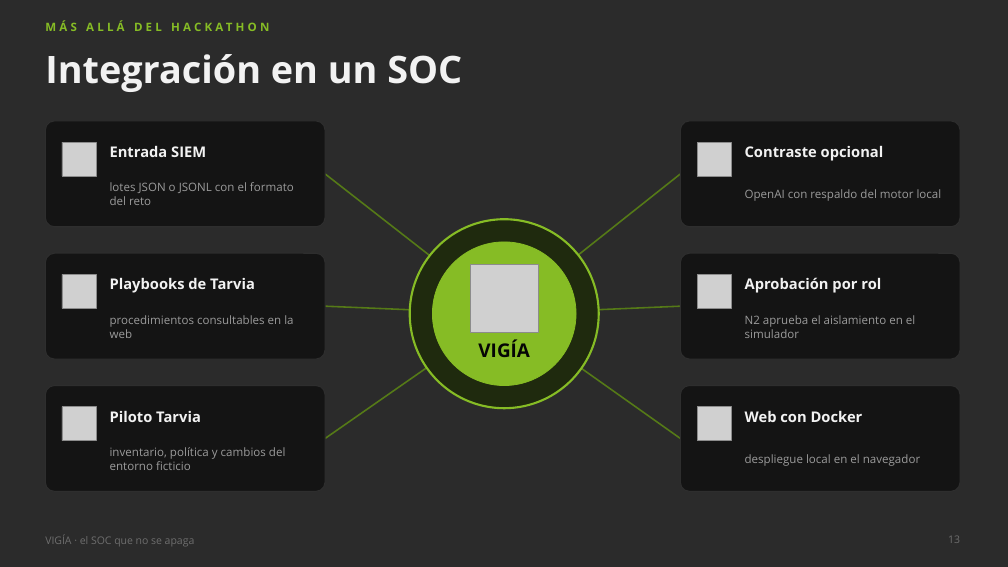
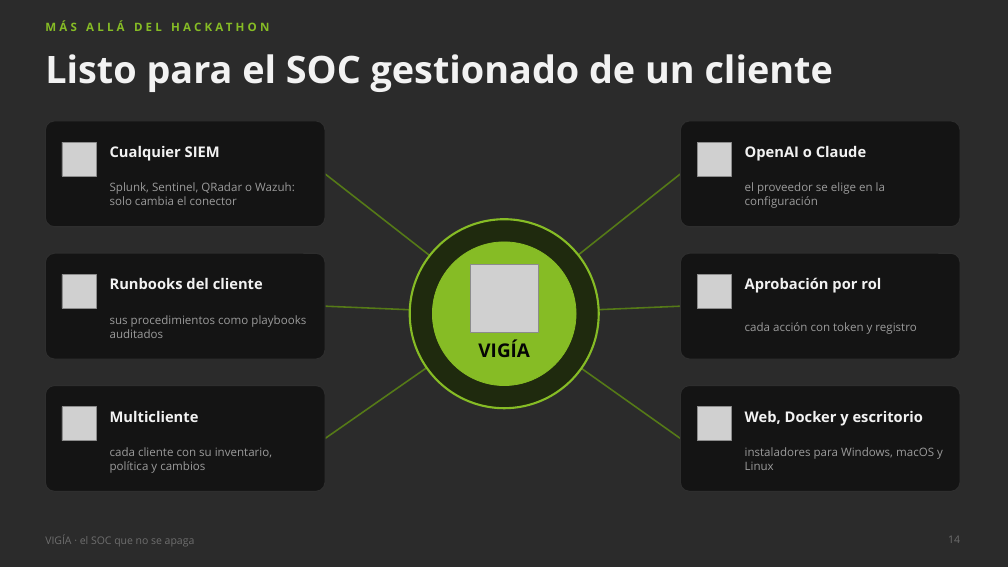
Before and after one commit to marcmarti9/Hack-2026-27, a slide deck: slide 14 of docs/presentacion/VIGIA_presentacion.pptx (slide 13 before the commit). Drawn at 1008x567 pixels with LibreOffice and Linux fonts; fonts in the diff are those of the drawing; grey boxes stand for pictures; background and template pictures are left out; a plain dark background stands for a picture behind light text. Boxes give left, top, right and bottom in pixels: in the first picture for what was removed or moved away, otherwise in the second. Text is boxed around its words. In the diff, an @@ line names an element or a change of style, - is before the commit and + after.

```diff
--- a/docs/presentacion/VIGIA_presentacion.pptx
+++ b/docs/presentacion/VIGIA_presentacion.pptx
@@ title at (x1=45, y1=54, x2=833, y2=92): text changed @@
-Integración en un SOC
+Listo para el SOC gestionado de un cliente
@@ text at (x1=110, y1=146, x2=220, y2=161): text changed @@
-Entrada SIEM
+Cualquier SIEM
@@ text at (x1=745, y1=146, x2=866, y2=161): text changed @@
-Contraste opcional
+OpenAI o Claude
@@ text at (x1=110, y1=182, x2=295, y2=205): text changed @@
-lotes JSON o JSONL con el formato del reto
+Splunk, Sentinel, QRadar o Wazuh: solo cambia el conector
@@ text at (x1=745, y1=182, x2=885, y2=208): text changed @@
-OpenAI con respaldo del motor local
+el proveedor se elige en la configuración
@@ text at (x1=110, y1=278, x2=263, y2=289): text changed @@
-Playbooks de Tarvia
+Runbooks del cliente
@@ text at (x1=110, y1=315, x2=306, y2=338): text changed @@
-procedimientos consultables en la web
+sus procedimientos como playbooks auditados
@@ text at (x1=745, y1=322, x2=916, y2=334): text changed @@
-N2 aprueba el aislamiento en el simulador
+cada acción con token y registro
@@ text at (x1=110, y1=411, x2=199, y2=422): text changed @@
-Piloto Tarvia
+Multicliente
@@ text at (x1=745, y1=411, x2=924, y2=426): text changed @@
-Web con Docker
+Web, Docker y escritorio
@@ text at (x1=110, y1=447, x2=272, y2=473): text changed @@
-inventario, política y cambios del entorno ficticio
+cada cliente con su inventario, política y cambios
@@ text at (x1=745, y1=447, x2=943, y2=470): text changed @@
-despliegue local en el navegador
+instaladores para Windows, macOS y Linux
@@ page number at (x1=948, y1=536, x2=960, y2=543): text changed @@
-13
+14
```
Also in this commit, not shown: 11 other slides changed, 1 slide added, 2 other files.
